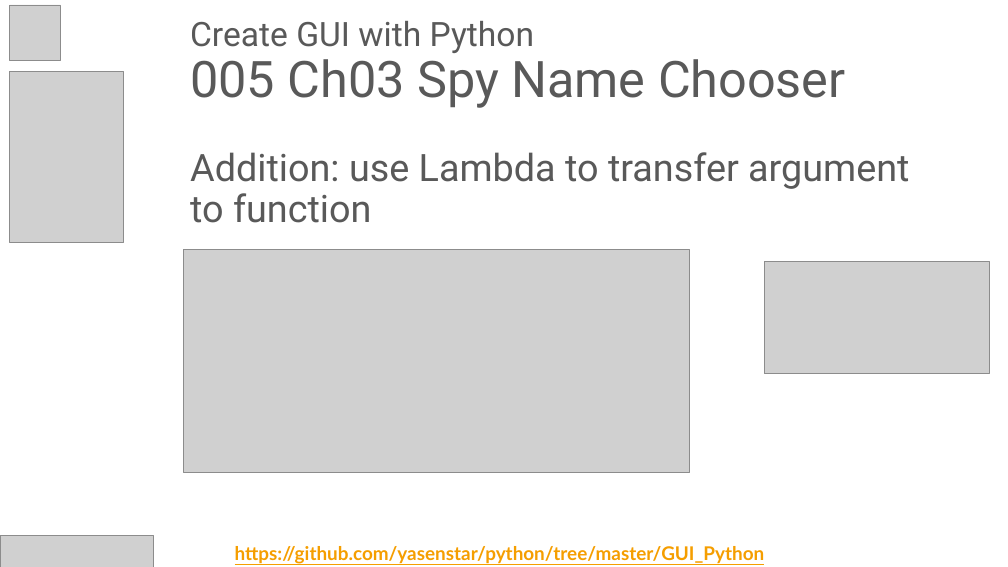
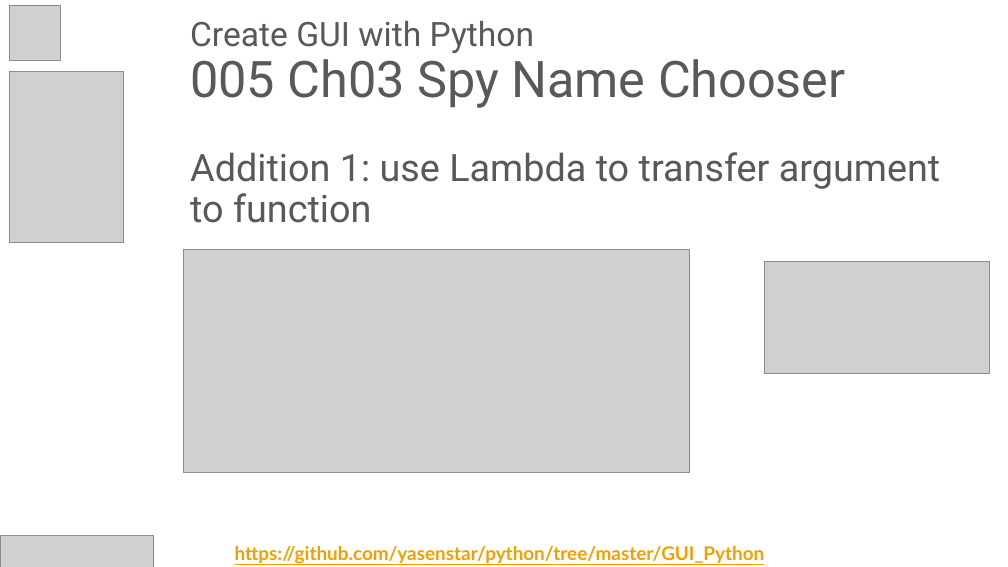
Before and after one commit to yasenstar/python, a slide deck: slide 5 of GUI_Python/Create_GUI_with_Python.pptx. Drawn at 1008x567 pixels with LibreOffice and Linux fonts; fonts in the diff are those of the drawing; grey boxes stand for pictures; background and template pictures are left out. Boxes give left, top, right and bottom in pixels: in the first picture for what was removed or moved away, otherwise in the second. Text is boxed around its words. In the diff, an @@ line names an element or a change of style, - is before the commit and + after.

Commit message:
additional 2 for ch03

```diff
--- a/GUI_Python/Create_GUI_with_Python.pptx
+++ b/GUI_Python/Create_GUI_with_Python.pptx
@@ title at (190, 21, 940, 223): text changed @@
-Create GUI with Python
-005 Ch03 Spy Name Chooser
-Addition: use Lambda to transfer argument to function
+Create GUI with Python
+005 Ch03 Spy Name Chooser
+Addition 1: use Lambda to transfer argument to function
```
Also in this commit, not shown: 1 other slide changed, 1 slide added, 2 other files.
